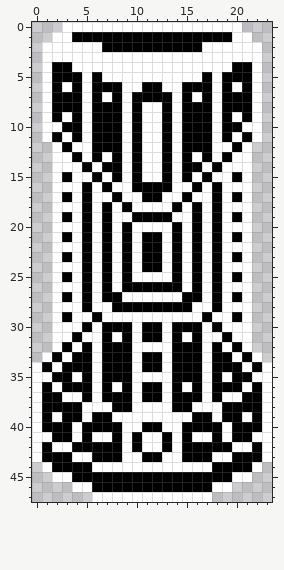
File history of a pixel-art file, aseprite/Player/Gun/cannon_wide.aseprite. This is how it looked before the edit.
24x48 pixels, 1 frame.
New version:
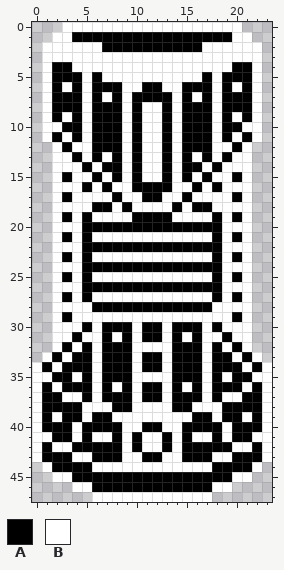
Palette (. is transparent): A #000000  B #ffffff
Diff:
Layer "Layer 2":
Colour B gives way to colour A in row 18 at x 6 and 17; in row 20 at x 6, 8, 10 to 13, 15 and 17; in row 22 at x 6, 8, 10, 13, 15 and 17; in row 24 at x 6, 8, 10, 13, 15 and 17; in row 26 at x 6, 8, 15 and 17; in row 28 at x 6 to 7 and 16 to 17.
Colour A gives way to colour B in rows 17 to 18 at x 5 and 18; in row 19 at x 7 and 16; in row 21 at x 7, 9, 11 to 12, 14 and 16; in row 23 at x 7, 9, 11 to 12, 14 and 16; in row 25 at x 7, 9, 14 and 16; in row 27 at x 7 to 8 and 15 to 16.
Colour A gives way to colour B in row 28 at x 5 and 18; in row 29 at x 6 and 17.
